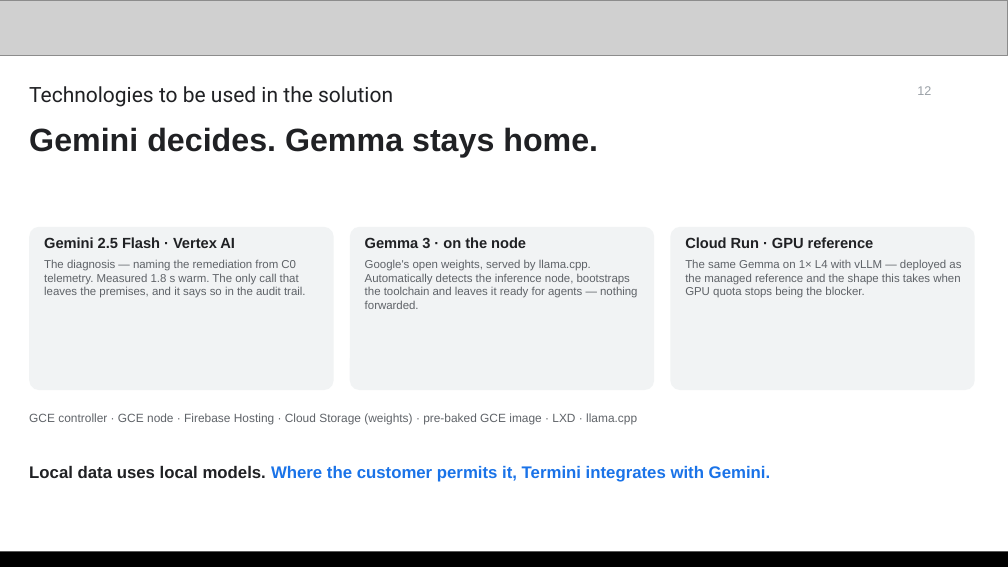
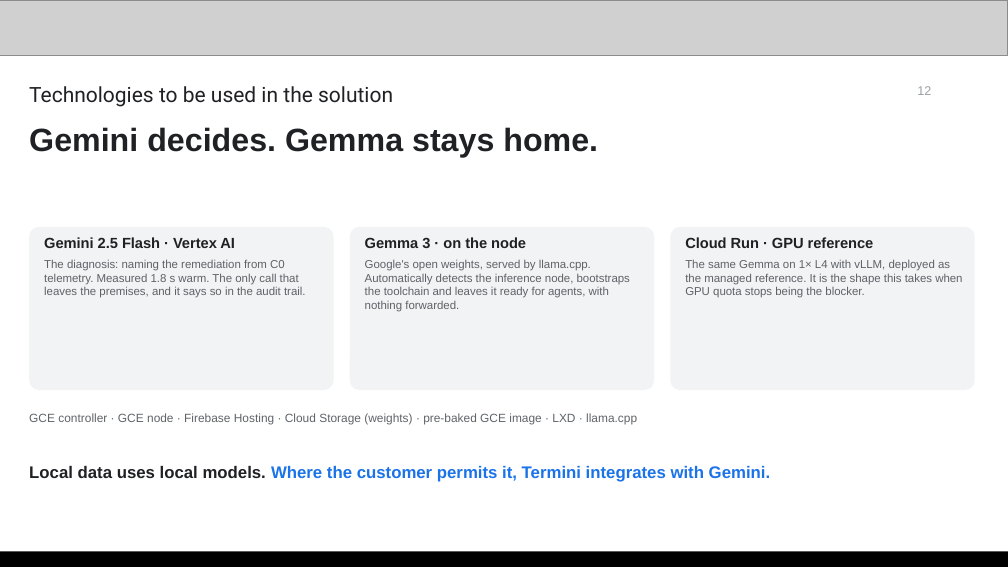
Before and after one commit to yanksyoon/termini, a slide deck: slide 12 of deck/v3/termini-deck-v3.pptx. Drawn at 1008x567 pixels with LibreOffice and Linux fonts; fonts in the diff are those of the drawing; grey boxes stand for pictures. Boxes give left, top, right and bottom in pixels: in the first picture for what was removed or moved away, otherwise in the second. Text is boxed around its words. In the diff, an @@ line names an element or a change of style, - is before the commit and + after.

```diff
--- a/deck/v3/termini-deck-v3.pptx
+++ b/deck/v3/termini-deck-v3.pptx
@@ text in rounded rectangle at [44, 259, 306, 298]: text changed @@
-The diagnosis — naming the remediation from C0 telemetry. Measured 1.8 s warm. The only call that leaves the premises, and it says so in the audit trail.
+The diagnosis: naming the remediation from C0 telemetry. Measured 1.8 s warm. The only call that leaves the premises, and it says so in the audit trail.
@@ text in rounded rectangle at [365, 259, 630, 312]: text changed @@
-Google's open weights, served by llama.cpp. Automatically detects the inference node, bootstraps the toolchain and leaves it ready for agents — nothing forwarded.
+Google's open weights, served by llama.cpp. Automatically detects the inference node, bootstraps the toolchain and leaves it ready for agents, with nothing forwarded.
@@ text in rounded rectangle at [685, 259, 962, 298]: text changed @@
-The same Gemma on 1× L4 with vLLM — deployed as the managed reference and the shape this takes when GPU quota stops being the blocker.
+The same Gemma on 1× L4 with vLLM, deployed as the managed reference. It is the shape this takes when GPU quota stops being the blocker.
```
Also in this commit, not shown: 15 other slides changed, 2 other files.
